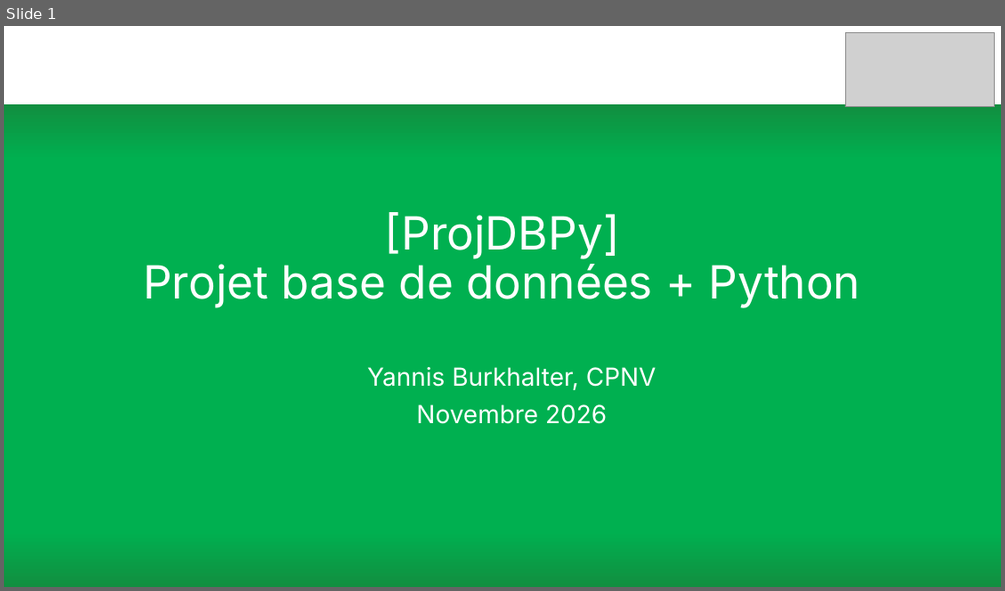
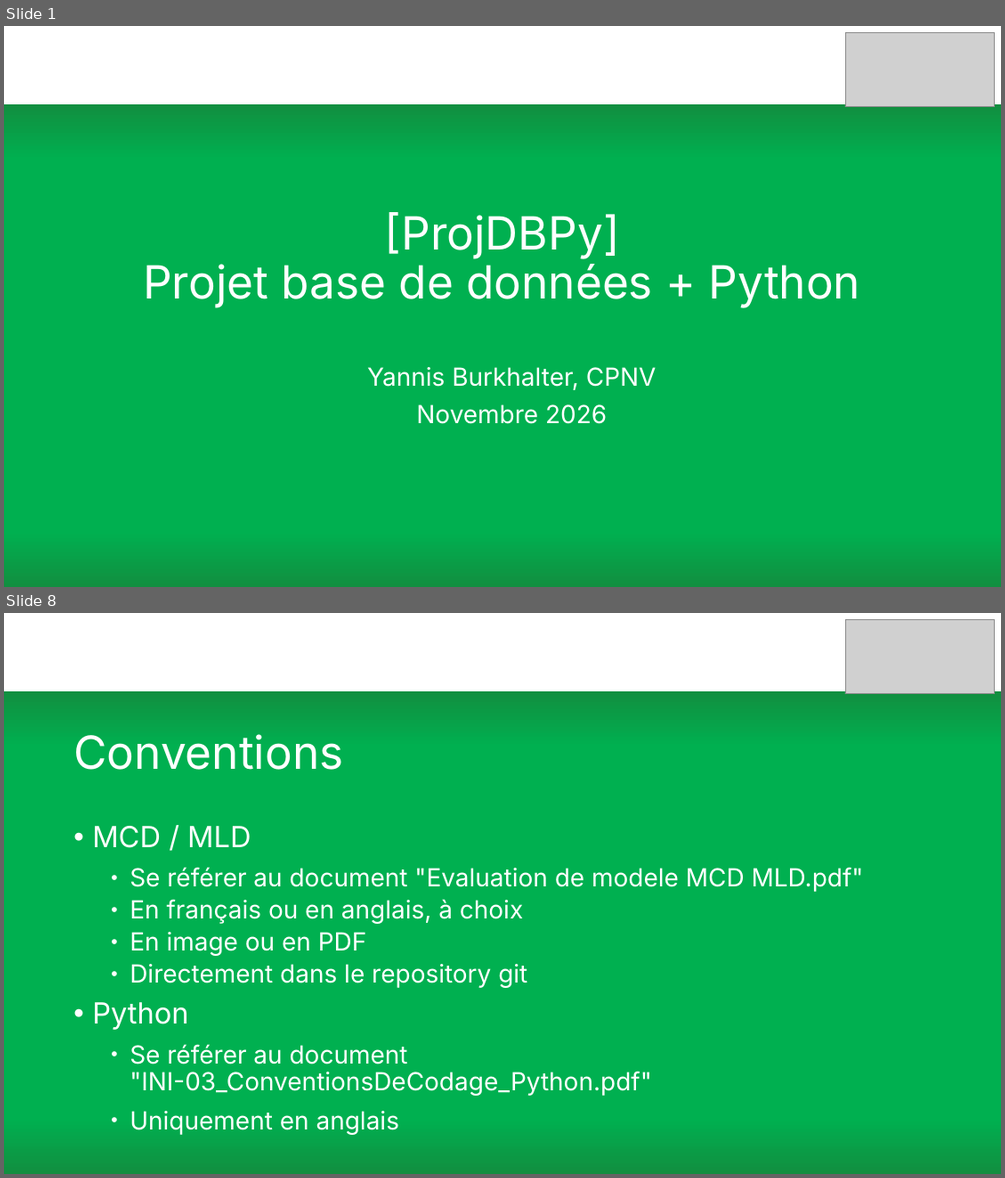
Before and after one commit to BurkhalterY/CPNV-ProjDBPy, a slide deck: Presentation.pptx. Shown one above the other, each under a label of ours: slide 1 before the commit, slides 1 and 8 after it; the slides between them are not shown. The pictures are 1005x591 and 1005x1178 pixels, drawn with LibreOffice and Linux fonts; fonts in the diff are those of the drawing; grey boxes stand for pictures. Boxes give left, top, right and bottom in pixels: in the first picture for what was removed or moved away, otherwise in the second. Text is boxed around its words. In the diff, an @@ line names an element or a change of style, - is before the commit and + after.

Commit message:
Small update

```diff
--- a/Presentation.pptx
+++ b/Presentation.pptx
@@ slide 8 added at [4, 613, 1001, 1174], background gradient #FFFFFF to #118F40 to #00B050 @@
@@ picture added at [845, 619, 995, 694] @@
@@ title added at [73, 734, 343, 770], 44 pt, text #FFFFFF @@
+Conventions
@@ text added at [92, 826, 864, 1135], 24 pt, text #FFFFFF @@
+• MCD / MLD
+  • Se référer au document "Evaluation de modele MCD MLD.pdf"
+  • En français ou en anglais, à choix
+  • En image ou en PDF
+  • Directement dans le repository git
+• Python
+  • Se référer au document "INI-03_ConventionsDeCodage_Python.pdf"
+  • Uniquement en anglais
```
Also in this commit, not shown: 1 slide changed.
